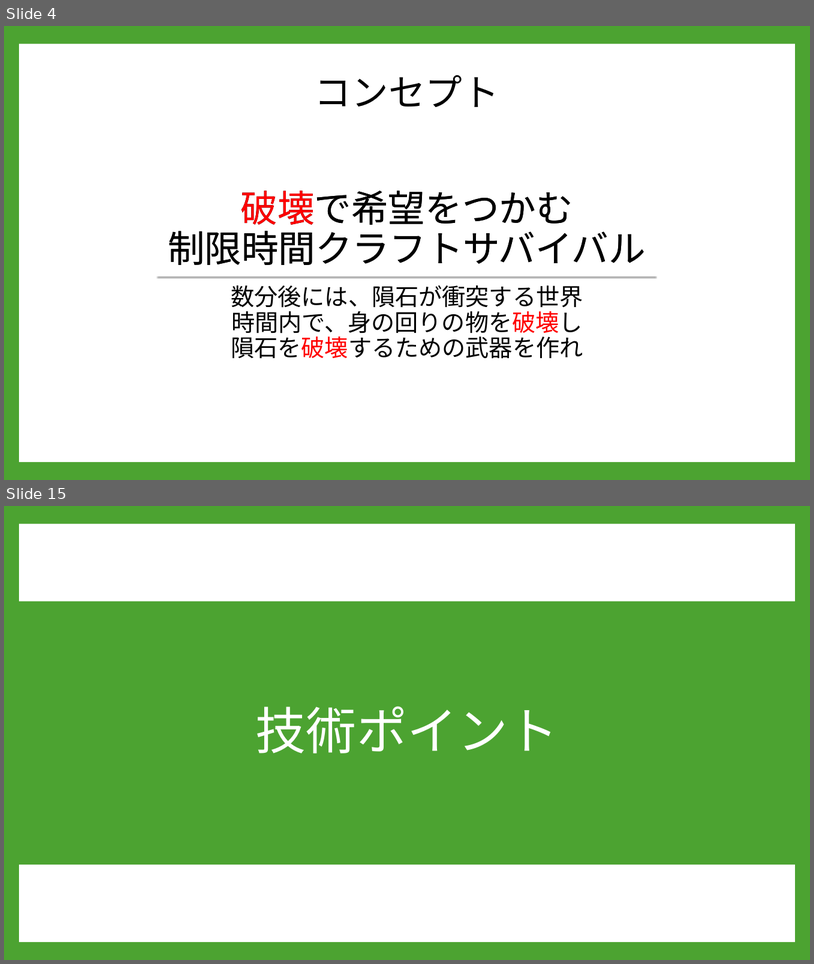
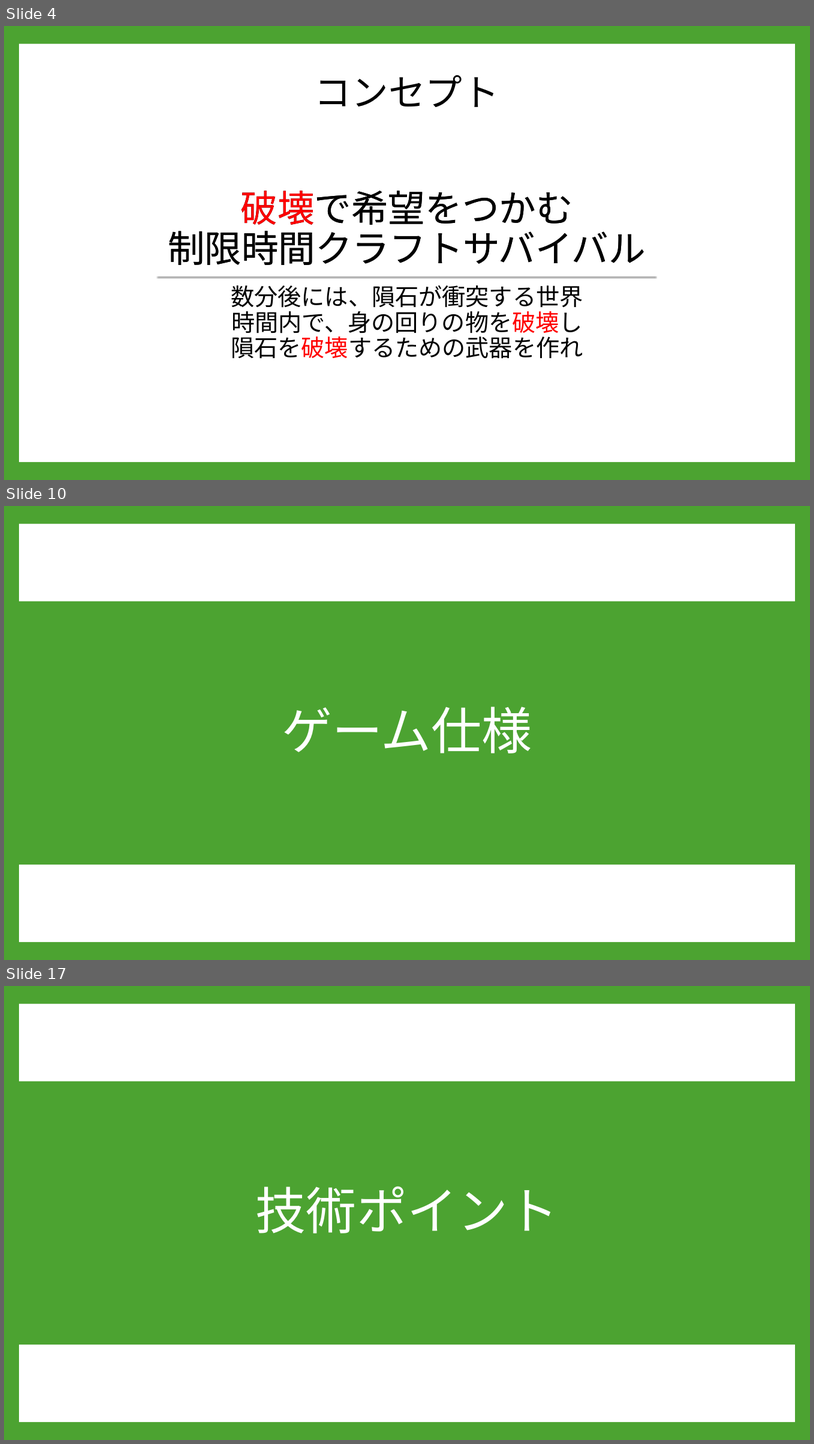
Before and after one commit to A23019/GC_A3_1, a slide deck: 企画/PowerPoint/REBASE_企画書.pptx. Shown one above the other, each under a label of ours: slides 4 and 15 before the commit, slides 4, 10 and 17 after it; the slides between them are not shown. The pictures are 814x964 and 814x1444 pixels, drawn with LibreOffice and Linux fonts; fonts in the diff are those of the drawing; background and template pictures are left out. Boxes give left, top, right and bottom in pixels: in the first picture for what was removed or moved away, otherwise in the second. Text is boxed around its words. In the diff, an @@ line names an element or a change of style, - is before the commit and + after.

```diff
--- a/企画/PowerPoint/REBASE_企画書.pptx
+++ b/企画/PowerPoint/REBASE_企画書.pptx
@@ slide 10 added at [4,506,810,960], background #4CA331; not listed: 2 template elements that a slide beside it also shows @@
@@ title added at [282,706,533,753], 60 pt, text #FFFFFF @@
+ゲーム仕様
@@ what was slide 15 is now slide 17 @@
```
Also in this commit, not shown: 13 slides changed, 2 other slides added, 2 slides removed.
